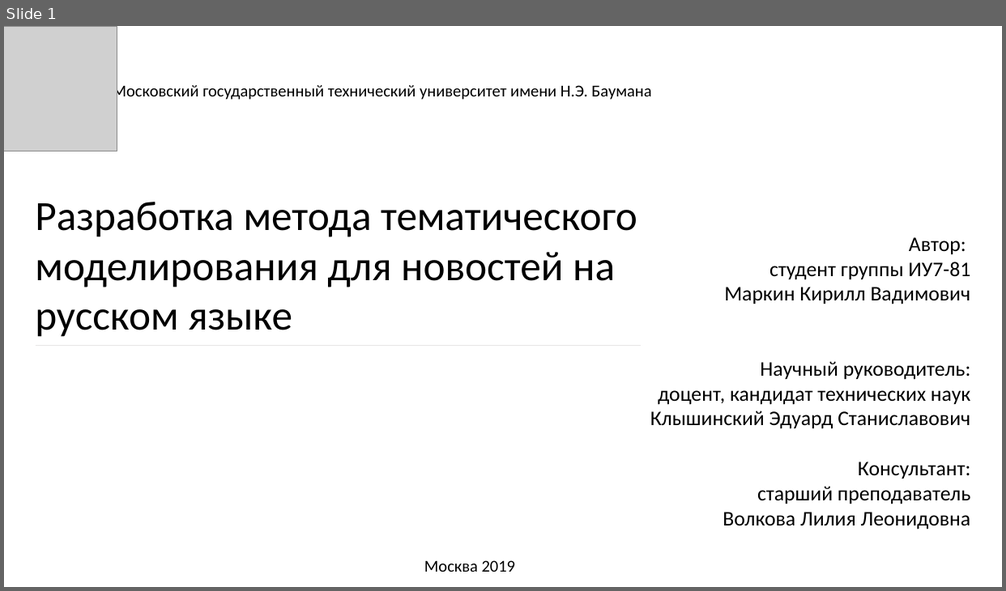
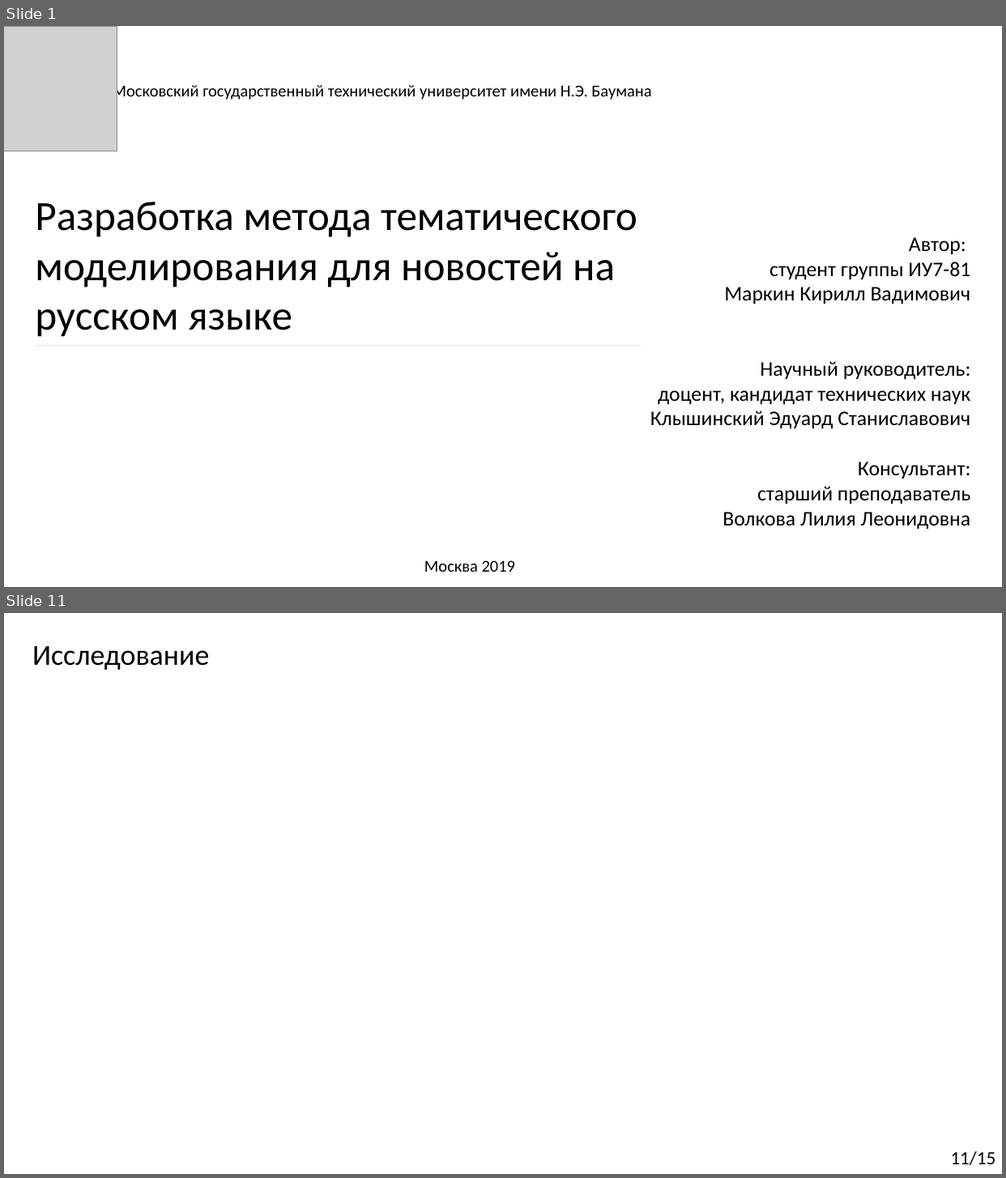
Before and after one commit to Kirmark/bachelor-qualification-work, a slide deck: presentation/presentation.pptx. Shown one above the other, each under a label of ours: slide 1 before the commit, slides 1 and 11 after it; the slides between them are not shown. The pictures are 1006x591 and 1006x1178 pixels, drawn with LibreOffice and Linux fonts; fonts in the diff are those of the drawing; grey boxes stand for pictures; background and template pictures are left out. Boxes give left, top, right and bottom in pixels: in the first picture for what was removed or moved away, otherwise in the second. Text is boxed around its words. In the diff, an @@ line names an element or a change of style, - is before the commit and + after.

```diff
--- a/presentation/presentation.pptx
+++ b/presentation/presentation.pptx
@@ slide 11 added at bbox=[4, 613, 1002, 1174], background picture (left out) @@
@@ text added at bbox=[32, 646, 209, 670], 28 pt, text #000000 @@
+Исследование
@@ text added at bbox=[951, 1152, 996, 1165], 18 pt, text #000000 @@
+11/15
```
Also in this commit, not shown: 10 slides changed, 3 other slides added, 2 slides removed, 11 other files.
